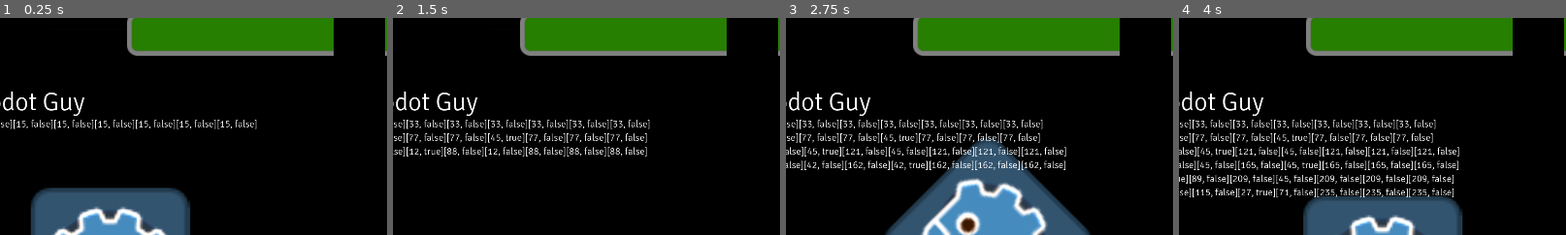
Above: before the commit, frames 1-4 (left to right).
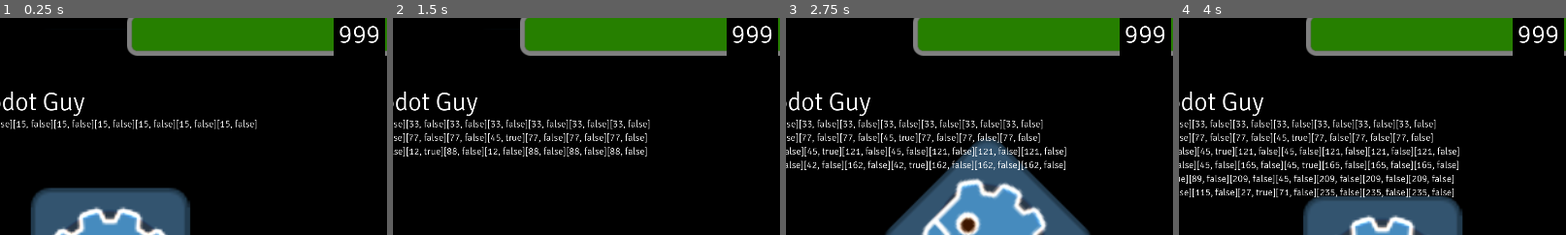
Above: after the commit, the same moments.

Repository: SHyguymoll/FightingGameEngineExampleCharacter
Game: Godot game, scene res://Test Character/TestCharacter.tscn
Two runs of this game, one before a commit and one after it. Both use one fixed random seed, a clock stepped at 60 frames per second and the inputs below.
Inputs:
- Up to frame 1 (0.25 s): no input
- Up to frame 2 (1.5 s): tap Enter at 0.5 s; hold D (first_right) 0.53-1.28 s; hold S (first_down) from 1.28 s (still down)
- Up to frame 3 (2.75 s): tap Space at 2 s; release S (first_down) at 2.03 s; hold D (first_right) from 2.03 s (still down)
- Up to frame 4 (4 s): release D (first_right) at 2.78 s; hold W (first_up) 2.78-3.53 s; hold A (first_left) from 3.53 s (still down)
The pictures show only the part of the screen within x 4-54%, y 2-52%; the shares and areas given below are measured in that part.

The runs differ from the first frame. In frame 1, 0.3% of the frame differs, in the area x 87-98%, y 3-12%; in frame 2, 0.3%; in frame 3, 0.3%; in frame 4, 0.3%.

Commit message:
dummy time label

Diff:
--- a/Test Character/TestCharacter.tscn
+++ b/Test Character/TestCharacter.tscn
@@ -23,6 +23,16 @@
 
 [node name="HUD" type="CanvasLayer" parent="."]
 layer = 10
+
+[node name="Time" type="Label" parent="HUD"]
+offset_left = 908.0
+offset_top = 24.0
+offset_right = 1013.0
+offset_bottom = 107.0
+theme_override_fonts/font = ExtResource("2_jjmwk")
+theme_override_font_sizes/font_size = 64
+text = "999"
+horizontal_alignment = 1
 
 [node name="P1Char" type="Label" parent="HUD"]
 offset_top = 192.0
